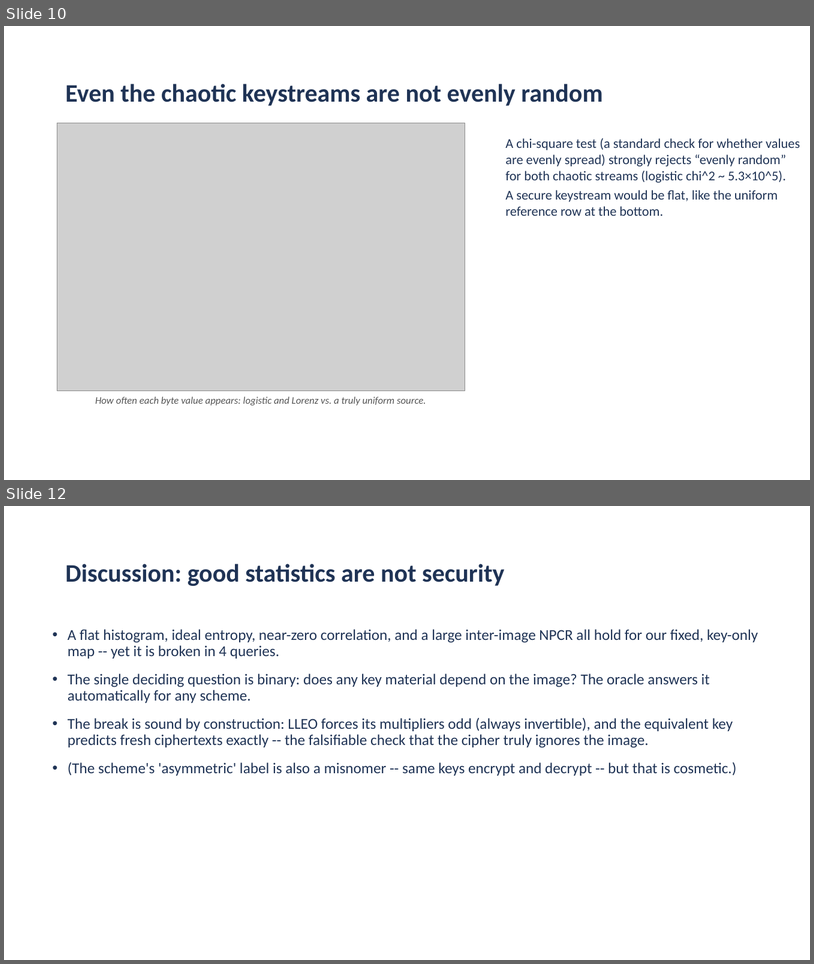
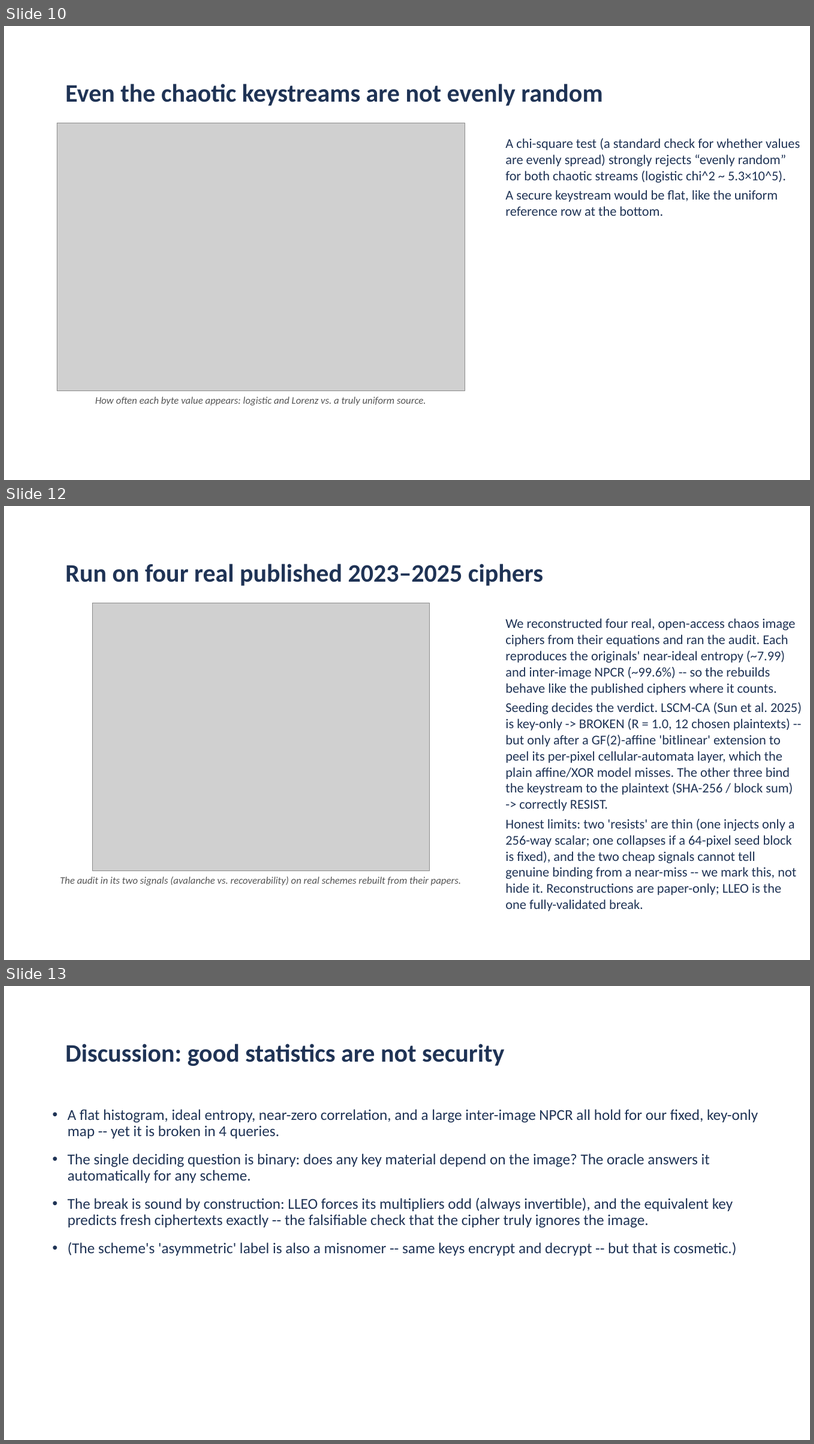
Before and after one commit to aiparallel0/chaoscrypt, a slide deck: papers/paper1-chaos-cpa/presentation.pptx. Shown one above the other, each under a label of ours: slides 10 and 12 before the commit, slides 10, 12 and 13 after it; the slides between them are not shown. The pictures are 814x964 and 814x1444 pixels, drawn with LibreOffice and Linux fonts; fonts in the diff are those of the drawing; grey boxes stand for pictures; background and template pictures are left out. Boxes give left, top, right and bottom in pixels: in the first picture for what was removed or moved away, otherwise in the second. Text is boxed around its words. In the diff, an @@ line names an element or a change of style, - is before the commit and + after.

```diff
--- a/papers/paper1-chaos-cpa/presentation.pptx
+++ b/papers/paper1-chaos-cpa/presentation.pptx
@@ slide 12 added at (4, 506, 810, 960), background picture (left out) @@
@@ title added at (65, 564, 543, 586), 30 pt, text #1F3355, bold @@
+Run on four real published 2023–2025 ciphers
@@ picture added at (92, 603, 429, 871) @@
@@ text added at (506, 618, 802, 895), 16 pt, text #1F3355 @@
+We reconstructed four real, open-access chaos image ciphers from their equations and ran the audit. Each reproduces the originals' near-ideal entropy (~7.99) and inter-image NPCR (~99.6%) -- so the rebuilds behave like the published ciphers where it counts.
+Seeding decides the verdict. LSCM-CA (Sun et al. 2025) is key-only -> BROKEN (R = 1.0, 12 chosen plaintexts) -- but only after a GF(2)-affine 'bitlinear' extension to peel its per-pixel cellular-automata layer, which the plain affine/XOR model misses. The other three bind the keystream to the plaintext (SHA-256 / block sum) -> correctly RESIST.
+Honest limits: two 'resists' are thin (one injects only a 256-way scalar; one collapses if a 64-pixel seed block is fixed), and the two cheap signals cannot tell genuine binding from a near-miss -- we mark this, not hide it. Reconstructions are paper-only; LLEO is the one fully-validated break.
@@ text added at (60, 876, 461, 885), 12 pt, text #555555, italic @@
+The audit in its two signals (avalanche vs. recoverability) on real schemes rebuilt from their papers.
@@ what was slide 12 is now slide 13 @@
```
Also in this commit, not shown: 2 slides changed, 2 other files.
